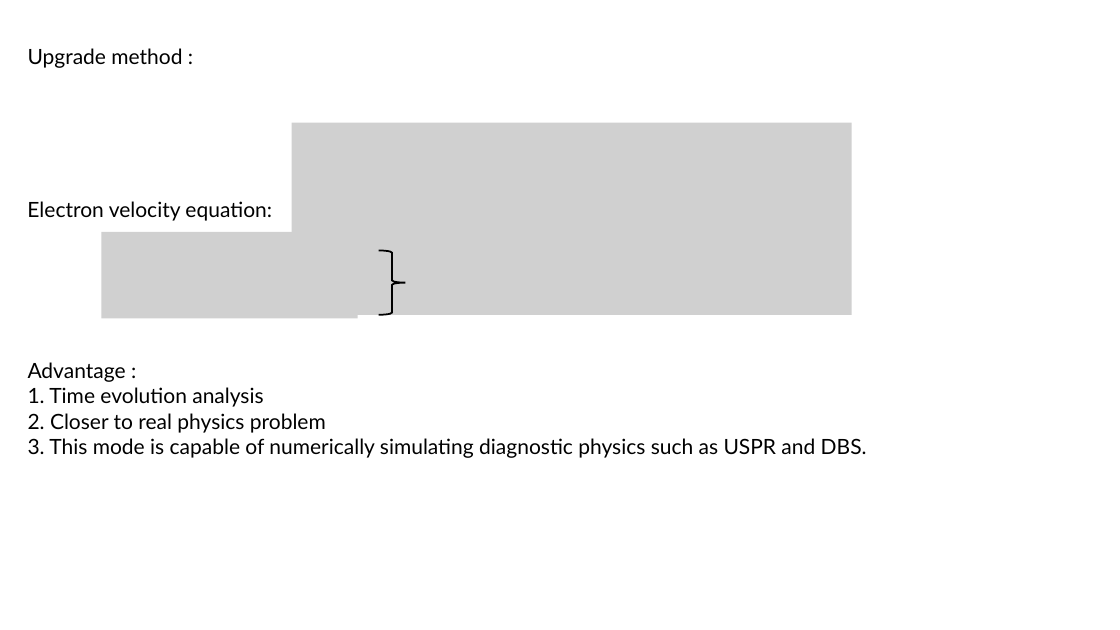
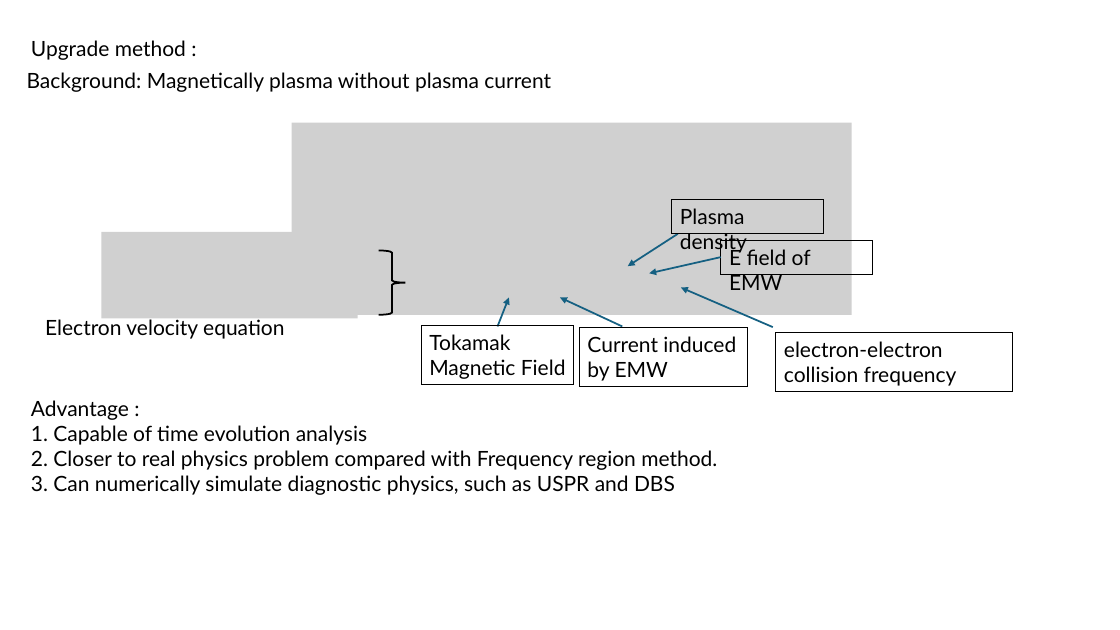
Before and after one commit to USTC-star/computer_share, a slide deck: slide 5 of 1D full wave simulation in magnetic plasma.pptx (slide 4 before the commit). Drawn at 1120x630 pixels with LibreOffice and Linux fonts; fonts in the diff are those of the drawing; grey boxes stand for pictures. Boxes give left, top, right and bottom in pixels: in the first picture for what was removed or moved away, otherwise in the second. Text is boxed around its words. In the diff, an @@ line names an element or a change of style, - is before the commit and + after.

Commit message:
add 1d update

```diff
--- a/1D full wave simulation in magnetic plasma.pptx
+++ b/1D full wave simulation in magnetic plasma.pptx
@@ text "Upgrade method :": place and size @@
-text "Upgrade method :" at <box>28,48,182,68</box>
+text "Upgrade method :" at <box>31,40,186,60</box>
@@ text added at <box>27,72,551,92</box>, 18 pt, text #000000 @@
+Background: Magnetically plasma without plasma current
@@ rectangle added at <box>672,199,824,233</box>, outline #000000 0.75 pt, 18 pt, text #000000 @@
+Plasma density
@@ arrow added from (678, 234) to (628, 266), #156082 1.5 pt @@
@@ arrow added from (721, 257) to (649, 273), #156082 1.5 pt @@
@@ rectangle added at <box>721,240,873,274</box>, outline #000000 0.75 pt, 18 pt, text #000000 @@
+E field of EMW
@@ arrow added from (497, 327) to (509, 297), #156082 1.5 pt @@
@@ arrow added from (623, 327) to (560, 297), #156082 1.5 pt @@
@@ arrow added from (773, 327) to (681, 287), #156082 1.5 pt @@
@@ text at <box>45,317,284,339</box>: text changed @@
-Electron velocity equation:
+Electron velocity equation
@@ rectangle added at <box>421,326,574,386</box>, outline #000000 0.75 pt, 18 pt, text #000000 @@
+Tokamak Magnetic Field
@@ rectangle added at <box>580,328,748,387</box>, outline #000000 0.75 pt, 18 pt, text #000000 @@
+Current induced by EMW
@@ rectangle added at <box>776,332,1012,392</box>, outline #000000 0.75 pt, 18 pt, text #000000 @@
+electron-electron collision frequency
@@ text "Advantage :": place and size @@
-text "Advantage :" at <box>28,362,867,458</box>
+text "Advantage :" at <box>31,400,717,495</box>
@@ text at <box>31,425,717,495</box>: text changed @@
-1. Time evolution analysis
-2. Closer to real physics problem
-3. This mode is capable of numerically simulating diagnostic physics such as USPR and DBS.
+1. Capable of time evolution analysis
+2. Closer to real physics problem compared with Frequency region method.
+3. Can numerically simulate diagnostic physics, such as USPR and DBS
```
Also in this commit, not shown: 7 other slides changed, 3 slides added.
